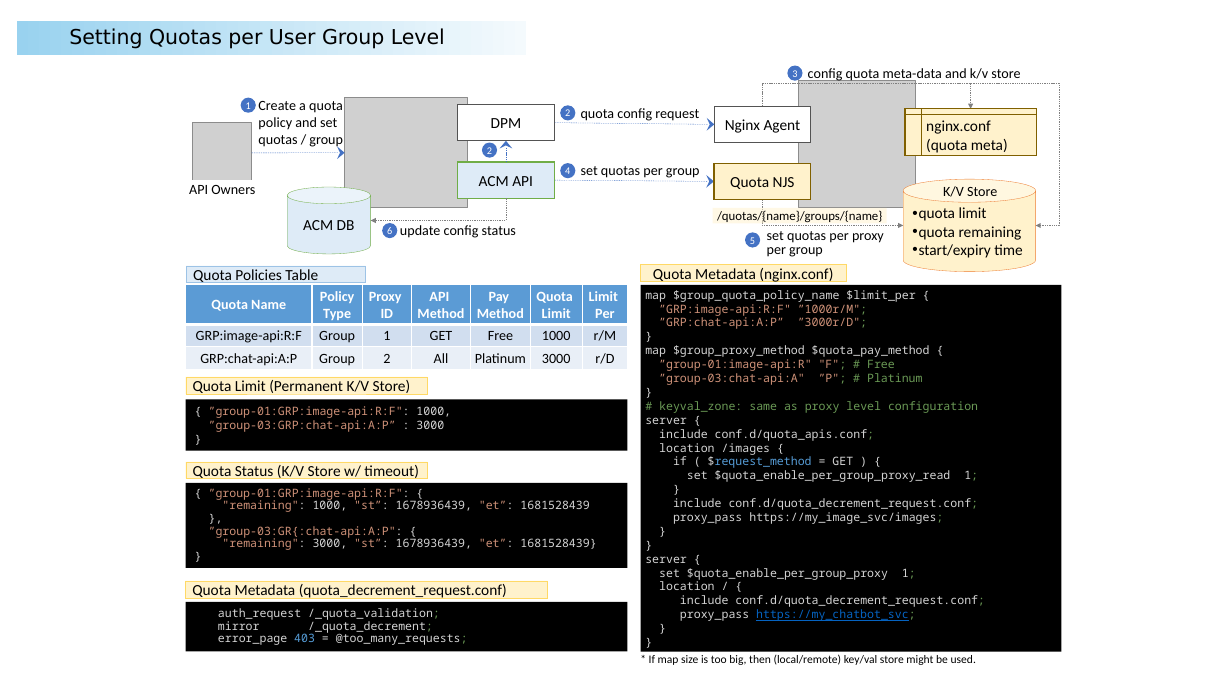
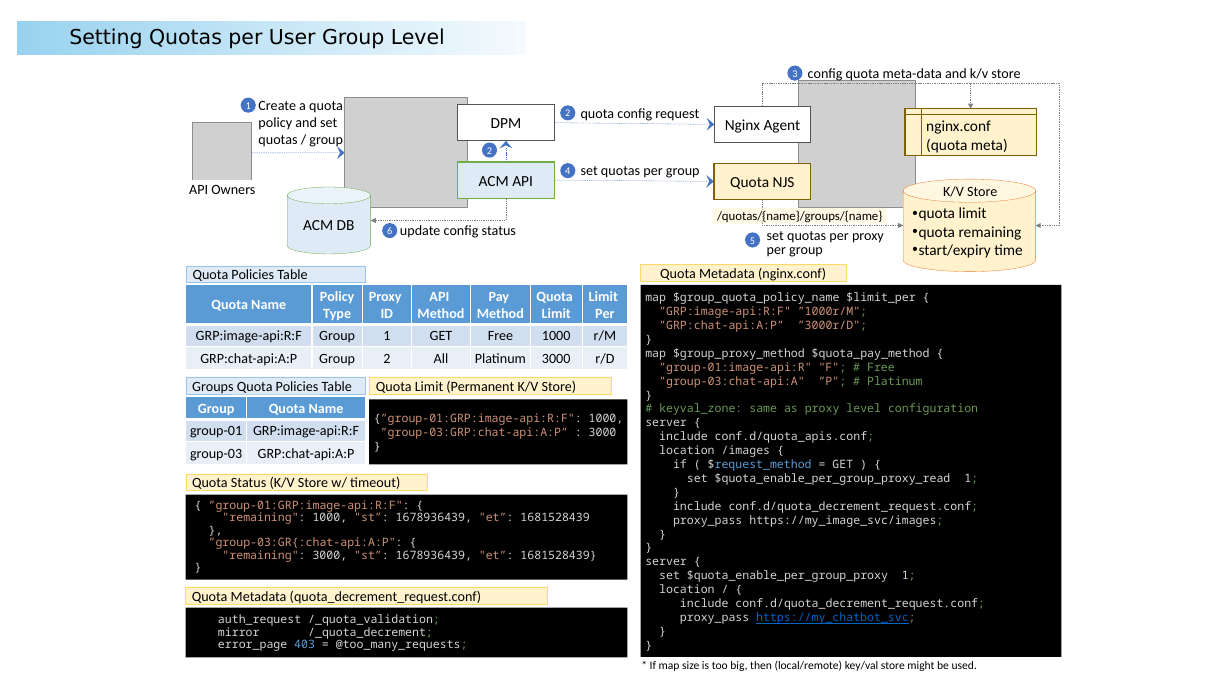
Before and after one commit to nginx-quotas/nginx-api-quotas, a slide deck: slide 4 of docs/nginx-quota-limit.pptx. Drawn at 1232x693 pixels with LibreOffice and Linux fonts; fonts in the diff are those of the drawing; grey boxes stand for pictures; background and template pictures are left out. Boxes give left, top, right and bottom in pixels: in the first picture for what was removed or moved away, otherwise in the second. Text is boxed around its words. In the diff, an @@ line names an element or a change of style, - is before the commit and + after.

Commit message:
docs: API quota validation & decrement flow - sync & async

```diff
--- a/docs/nginx-quota-limit.pptx
+++ b/docs/nginx-quota-limit.pptx
@@ rectangle "map $group_quota_policy_name $limit_per {" resized from (x1=640, y1=285, x2=1061, y2=652) to (x1=640, y1=285, x2=1061, y2=657) @@
@@ rectangle added at (x1=186, y1=377, x2=365, y2=395), fill #DEEBF7, outline #9DC3E6 0.25 pt, 11 pt, text #000000 @@
+Groups Quota Policies Table
@@ size 12 to 11 pt in 5 elements at (x1=186, y1=266, x2=365, y2=283), (x1=640, y1=264, x2=847, y2=281), (x1=186, y1=587, x2=548, y2=604), (x1=186, y1=474, x2=428, y2=491), (x1=370, y1=377, x2=612, y2=395) @@
@@ rectangle "Quota Limit (Permanent K/V Store)" moved from (x1=186, y1=377, x2=428, y2=395) to (x1=370, y1=377, x2=612, y2=395) @@
@@ table added at (x1=186, y1=396, x2=366, y2=465), 3 rows, 2 columns @@
+Group | Quota Name
+group-01 | GRP:image-api:R:F
+group-03 | GRP:chat-api:A:P
@@ rectangle "{”group-01:GRP:image-api:R:F": 1000," resized from (x1=186, y1=399, x2=628, y2=451) to (x1=370, y1=399, x2=628, y2=464) @@
@@ rectangle "{”group-01:GRP:image-api:R:F": 1000," at (x1=370, y1=399, x2=628, y2=464): vertical alignment top to middle @@
@@ text in rectangle at (x1=374, y1=413, x2=624, y2=425): spaces changed @@
-{ ”group-01:GRP:image-api:R:F": 1000,
+{”group-01:GRP:image-api:R:F": 1000,
@@ rectangle "Quota Status (K/V Store w/ ..." moved from (x1=186, y1=462, x2=428, y2=479) to (x1=186, y1=474, x2=428, y2=491) @@
@@ rectangle "{ ”group-01:GRP:image-api:R:F": {" moved from (x1=186, y1=483, x2=628, y2=568) to (x1=186, y1=494, x2=628, y2=579) @@
@@ 2 rectangles, 1 text moved together from (x1=186, y1=581, x2=976, y2=665) to (x1=186, y1=587, x2=977, y2=671) @@
```
Also in this commit, not shown: 1 other slide changed, 2 slides added, 1 slide removed, 7 other files.
